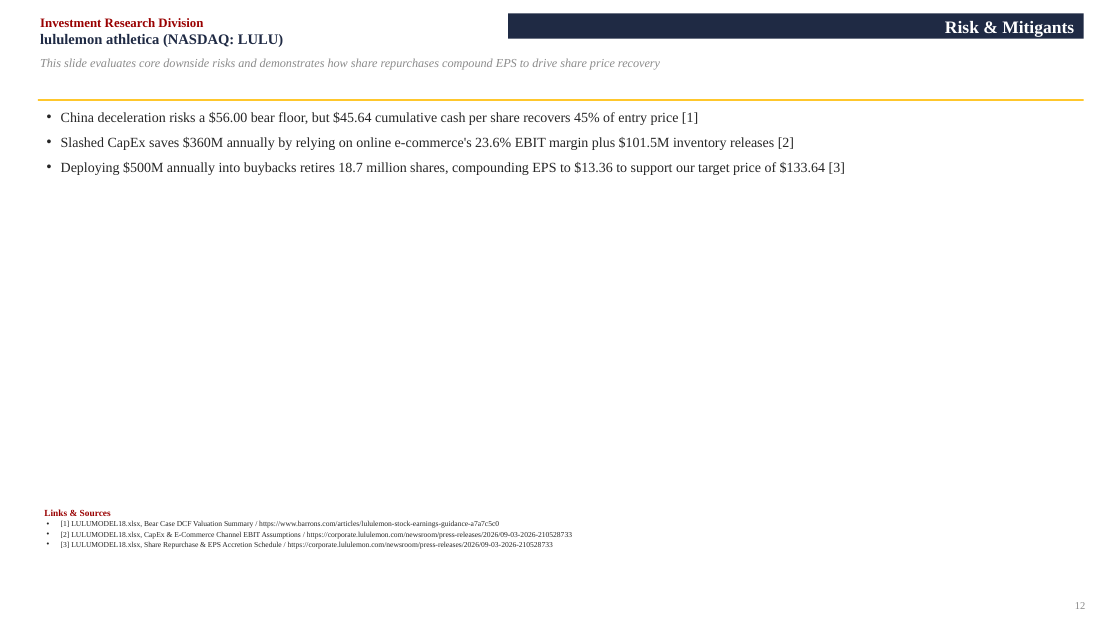
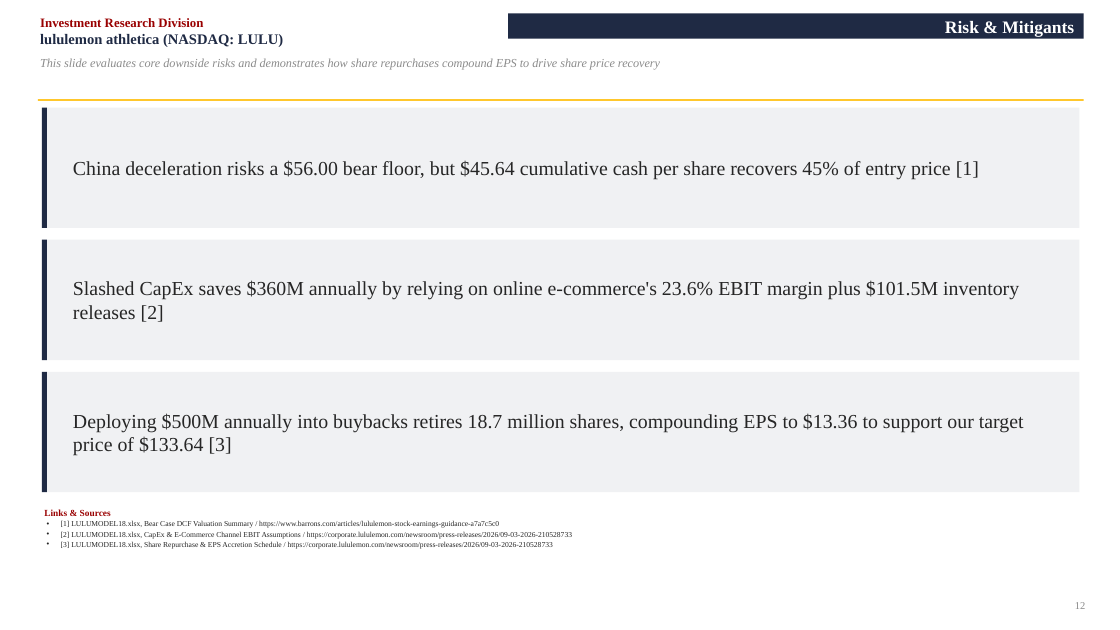
Before and after one commit to vengeanceaiUSC/RM, a slide deck: slide 12 of LULU/LULU_Investment_Pitch_Deck.pptx. Drawn at 1120x630 pixels with LibreOffice and Linux fonts; fonts in the diff are those of the drawing. Boxes give left, top, right and bottom in pixels: in the first picture for what was removed or moved away, otherwise in the second. Text is boxed around its words. In the diff, an @@ line names an element or a change of style, - is before the commit and + after.

```diff
--- a/LULU/LULU_Investment_Pitch_Deck.pptx
+++ b/LULU/LULU_Investment_Pitch_Deck.pptx
@@ rectangle added at [42, 108, 1080, 228], fill #F0F1F3 @@
@@ rectangle added at [42, 108, 47, 228], fill #1F2A44 @@
@@ text at [61, 112, 698, 125]: paragraph removed @@
-• China deceleration risks a $56.00 bear floor, but $45.64 cumulative cash per share recovers 45% of entry price [1]
@@ text at [61, 162, 845, 175]: paragraph removed @@
-• Deploying $500M annually into buybacks retires 18.7 million shares, compounding EPS to $13.36 to support our target price of $133.64 [3]
@@ text added at [73, 160, 979, 180], 17 pt, text #262626 @@
+China deceleration risks a $56.00 bear floor, but $45.64 cumulative cash per share recovers 45% of entry price [1]
@@ rectangle added at [42, 239, 1080, 360], fill #F0F1F3 @@
@@ rectangle added at [42, 239, 47, 360], fill #1F2A44 @@
@@ text "Slashed CapEx saves $360M annually ...": place and size @@
-text "Slashed CapEx saves $360M annually ..." at [61, 112, 845, 175]
+text "Slashed CapEx saves $360M annually ..." at [73, 280, 1019, 322]
@@ text "Slashed CapEx saves $360M annually ..." at [73, 280, 1019, 322]: size 12 to 17 pt; bullet • to none; less space between paragraphs; vertical alignment top to middle @@
@@ rectangle added at [42, 372, 1080, 492], fill #F0F1F3 @@
@@ rectangle added at [42, 372, 47, 492], fill #1F2A44 @@
@@ text added at [73, 413, 1024, 456], 17 pt, text #262626 @@
+Deploying $500M annually into buybacks retires 18.7 million shares, compounding EPS to $13.36 to support our target price of $133.64 [3]
```
Also in this commit, not shown: 21 other slides changed, 2 other files.
